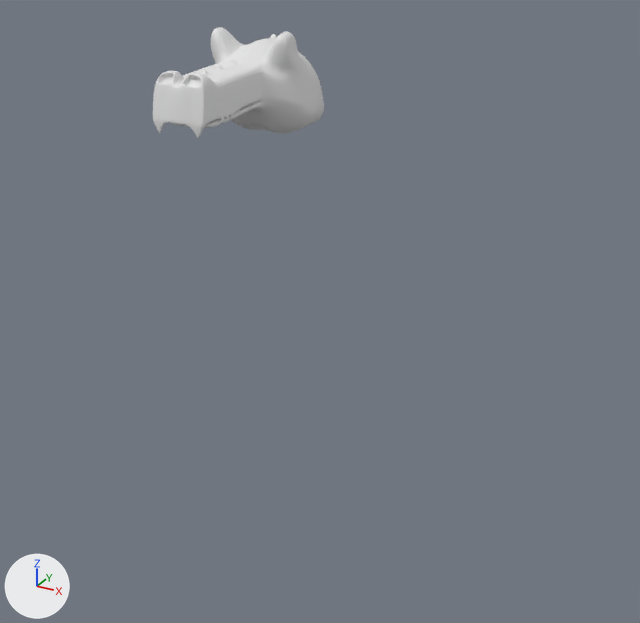
One commit to the Blender file Disseny de personatges i animacio/Personaje (Cocodrilo)/personaje.blend: the scene before it, then after it.
One viewpoint serves both versions: a camera (50 mm lens) standing at (3.23, -5.16, 5.28) and looking at (0.31, 0.16, 2.62). Lighting does not change. The marker at lower left points along +X, +Y and +Z.

The first picture shows 'Roundcube.002'.
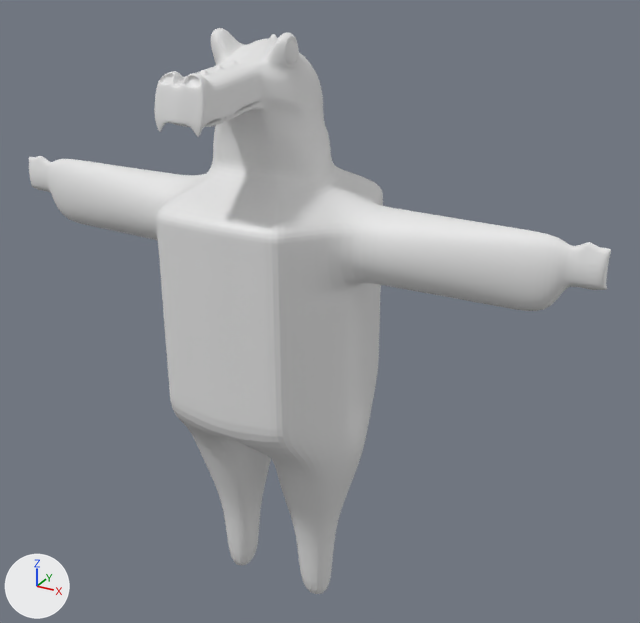
Pixel boxes (x1, y1, x2, y2) of what changed, in the pictures (640 x 623 px):
'Roundcube.002', reshaped (239% wider, 406% taller)
    before: (153, 27, 324, 138)
    after: (29, 28, 611, 594)

What the commit changed:
me_roundcube_002 is used by ob_roundcube_002; location (0.0, 0.0, 4.23); scale (0.527, 0.527, 0.527).
me_roundcube_002 had 426 vertices, 388 faces and spanned x -0.01..0.69, y -1.97..0.95, z -0.52..0.87.
me_roundcube_002 now has 993 vertices, 913 faces and spans x 0.0..4.49, y -1.97..1.46, z -7.86..0.86.
me_roundcube_002 part 1: 138 vertices moved from x -0.01..0.66, y -1.94..0.87, z -0.52..0.87 to x 0.0..0.76, y -1.93..0.87, z -0.78..0.86; 11 vertices removed from x 0.05..0.58, y -0.45..0.6, z -0.52..0.77; 558 vertices added at x 0.0..4.49, y -1.42..1.46, z -7.86..0.76.
